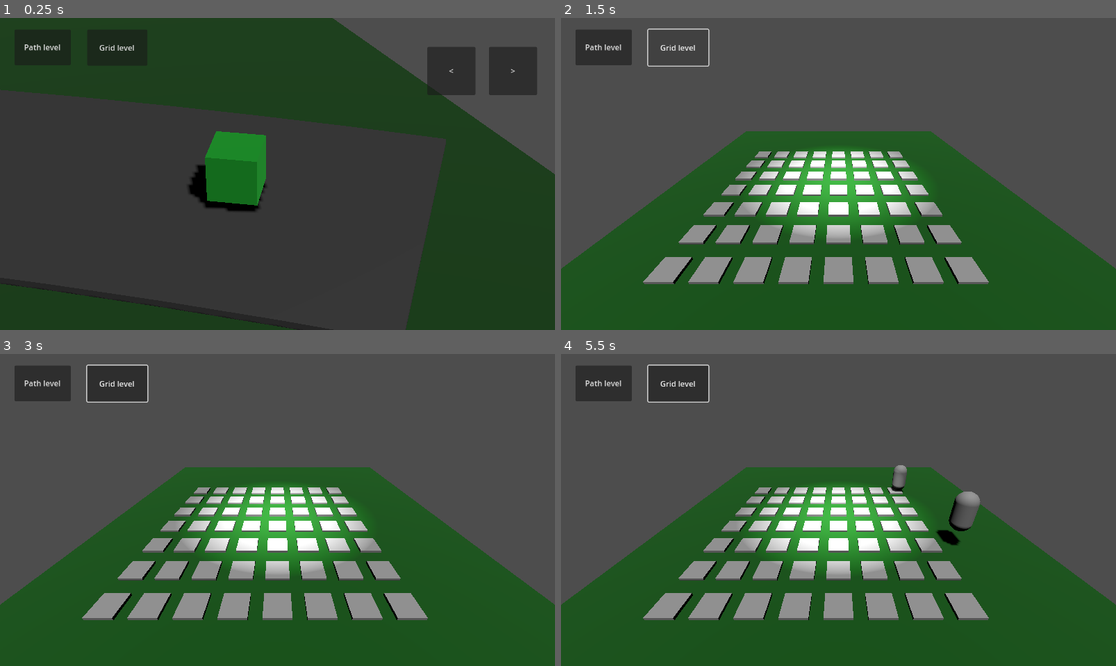
Above: before the commit, frames 1-4 (two rows, left to right).
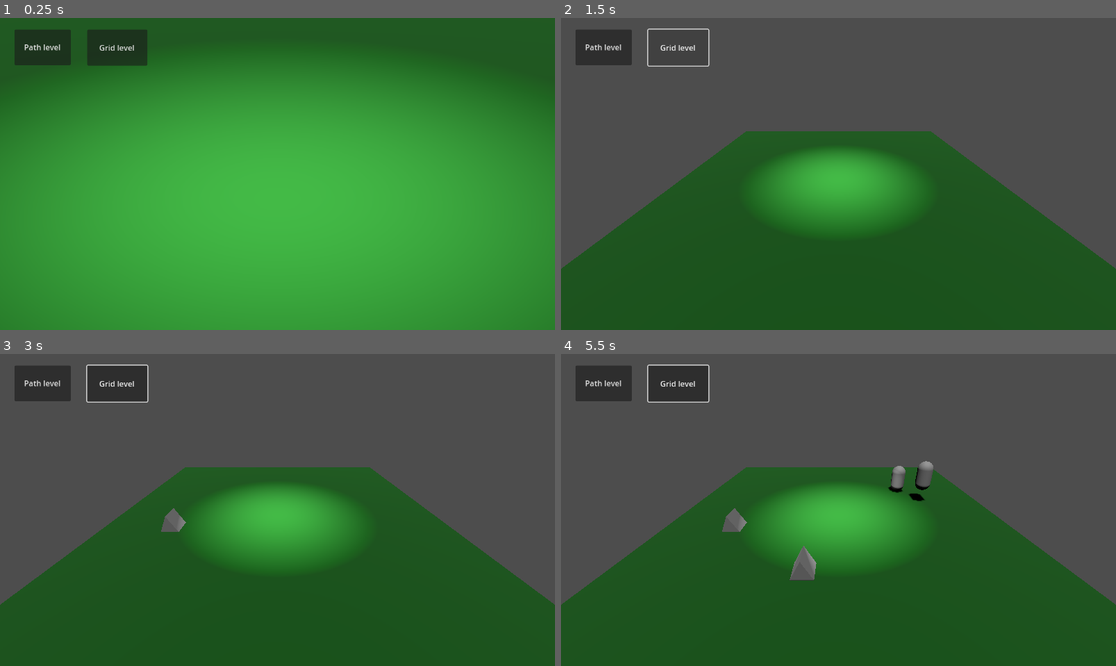
Above: after the commit, the same moments.

Repository: Hsaka/game-dev-collab
Game: Godot game, scene res://main.tscn
The game is run twice, just before and just after one commit, with the same random seed, the same clock (stepped at 60 frames per second) and the same inputs.
Inputs (mouse positions are in pixels of both pictures, inside the frame that each line leads up to):
- Up to frame 1 (0.25 s): no input
- Up to frame 2 (1.5 s): click "Path level" at 0.5 s; click "Grid level" at 1.25 s
- Up to frame 3 (3 s): tap Enter (ui_accept) at 2, 2.27, 2.75 s; move the mouse to (399, 494) at 2.02 s; hold D 2.03-2.78 s; hold F 2.03-2.78 s; click (399, 494) at 2.17 s; move the mouse to (166, 525) at 2.77 s; hold S from 2.78 s (still down); tap Space at 2.85 s; click (166, 525) at 2.92 s
- Up to frame 4 (5.5 s): tap Enter (ui_accept) at 3.02, 4.52, 5, 5.27 s; move the mouse to (894, 441) at 3.52 s; release S at 3.53 s; hold D 3.53-4.28 s; hold F 3.53-4.28 s; click (894, 441) at 3.67 s; move the mouse to (810, 572) at 4.27 s; hold W 4.28-5.03 s; tap Space at 4.35 s; click (810, 572) at 4.42 s; move the mouse to (1005, 556) at 5.02 s; hold A from 5.03 s (still down); hold F from 5.03 s (still down); click (1005, 556) at 5.17 s

The runs differ from the first frame. In frame 1, 95% of the frame differs, in the area x 0-100%, y 0-100%; in frame 2, 9.9%; in frame 3, 9.9%; in frame 4, 11%.
Error before the commit: Attempt to call function 'queue_free' in base 'null instance' on a null instance. (res://level_selector.gd:13)
Error after the commit: Attempt to call function 'queue_free' in base 'null instance' on a null instance. (res://level_selector.gd:7)

Commit message:
added ability to click on grid to spawn defenses

Diff:
--- /dev/null
+++ b/grid_level/defense.gd
@@ -0,0 +1,18 @@
+extends Node3D
+
+@export var turret = preload("res://grid_level/turret.tscn").instantiate()
+
+# Called when the node enters the scene tree for the first time.
+func _ready():
+	pass # Replace with function body.
+
+
+# Called every frame. 'delta' is the elapsed time since the previous frame.
+func _process(delta):
+	pass
+
+
+func _on_area_3d_input_event(camera, event, position, normal, shape_idx):
+	if event is InputEventMouseButton and event.pressed == true:
+		print(event)
+		$defense.add_child(turret)
--- a/grid_level/defense.tscn
+++ /dev/null
@@ -1,18 +0,0 @@
-[gd_scene load_steps=3 format=3 uid="uid://c441rys8h82t1"]
-
-[sub_resource type="BoxShape3D" id="BoxShape3D_umoa3"]
-
-[sub_resource type="BoxMesh" id="BoxMesh_r3e0g"]
-
-[node name="defense" type="Node3D"]
-
-[node name="defense" type="StaticBody3D" parent="."]
-
-[node name="CollisionShape3D" type="CollisionShape3D" parent="defense"]
-transform = Transform3D(0.5, 0, 0, 0, 0.5, 0, 0, 0, 0.5, 0, 0, 0)
-shape = SubResource("BoxShape3D_umoa3")
-
-[node name="MeshInstance3D" type="MeshInstance3D" parent="defense"]
-transform = Transform3D(0.5, 0, 0, 0, 0.5, 0, 0, 0, 0.5, 0, 0, 0)
-mesh = SubResource("BoxMesh_r3e0g")
-skeleton = NodePath("")
--- /dev/null
+++ b/grid_level/defense_spawner.tscn
@@ -0,0 +1,18 @@
+[gd_scene load_steps=3 format=3 uid="uid://c441rys8h82t1"]
+
+[ext_resource type="Script" path="res://grid_level/defense.gd" id="1_mf1ti"]
+
+[sub_resource type="BoxShape3D" id="BoxShape3D_wbqc5"]
+size = Vector3(0.75, 0.1, 0.75)
+
+[node name="defense_spawner" type="Node3D"]
+script = ExtResource("1_mf1ti")
+
+[node name="Area3D" type="Area3D" parent="."]
+
+[node name="CollisionShape3D" type="CollisionShape3D" parent="Area3D"]
+shape = SubResource("BoxShape3D_wbqc5")
+
+[node name="defense" type="Node3D" parent="."]
+
+[connection signal="input_event" from="Area3D" to="." method="_on_area_3d_input_event"]
--- a/grid_level/grid_level.gd
+++ b/grid_level/grid_level.gd
@@ -1,7 +1,7 @@
 extends Node3D
 
 @export var enemy_scene = preload("res://grid_level/enemy.tscn")
-@export var defense_scene = preload("res://grid_level/defense.tscn")
+@export var defense_scene = preload("res://grid_level/defense_spawner.tscn")
 @export var rows_count = 7
 @export var rows_thickness = 6.0
 @export var columns_count = 8
@@ -30,7 +30,7 @@
 			defense = defense_scene.instantiate()
 			defense.position = Vector3(
 				x*columns_thickness/columns_count - (columns_thickness/2.0),
-				-0.14,
+				0.05,
 				z*rows_thickness/rows_count - (rows_thickness/2.0)
 				)
 			add_child(defense)
--- /dev/null
+++ b/grid_level/turret.tscn
@@ -0,0 +1,17 @@
+[gd_scene load_steps=3 format=3 uid="uid://dbte4iwvdqq4l"]
+
+[sub_resource type="BoxShape3D" id="BoxShape3D_6fxlk"]
+size = Vector3(0.5, 1, 0.5)
+
+[sub_resource type="PrismMesh" id="PrismMesh_0lke6"]
+size = Vector3(1, 1, 0.5)
+
+[node name="turret" type="Node3D"]
+
+[node name="StaticBody3D" type="StaticBody3D" parent="."]
+
+[node name="CollisionShape3D" type="CollisionShape3D" parent="StaticBody3D"]
+shape = SubResource("BoxShape3D_6fxlk")
+
+[node name="MeshInstance3D" type="MeshInstance3D" parent="."]
+mesh = SubResource("PrismMesh_0lke6")
--- a/level_selector.gd
+++ b/level_selector.gd
@@ -16,7 +16,7 @@
 
 # Called when the node enters the scene tree for the first time.
 func _ready():
-	var level = preload("res://path_level/path_level.tscn").instantiate()
+	var level = preload("res://grid_level/grid_level.tscn").instantiate()
 	$level.add_child(level)
 
 # Called every frame. 'delta' is the elapsed time since the previous frame.
--- a/path_level/path_level.tscn
+++ b/path_level/path_level.tscn
@@ -55,7 +55,6 @@
 
 [node name="Camera3D" type="Camera3D" parent="."]
 transform = Transform3D(0.88385, 0.25462, -0.392383, 0, 0.83886, 0.544344, 0.467757, -0.481119, 0.741429, 16.1095, 3.00005, -10.1495)
-fov = 74.9967
 
 [node name="PhantomCameraHost" type="Node" parent="Camera3D"]
 script = ExtResource("1_xs655")
